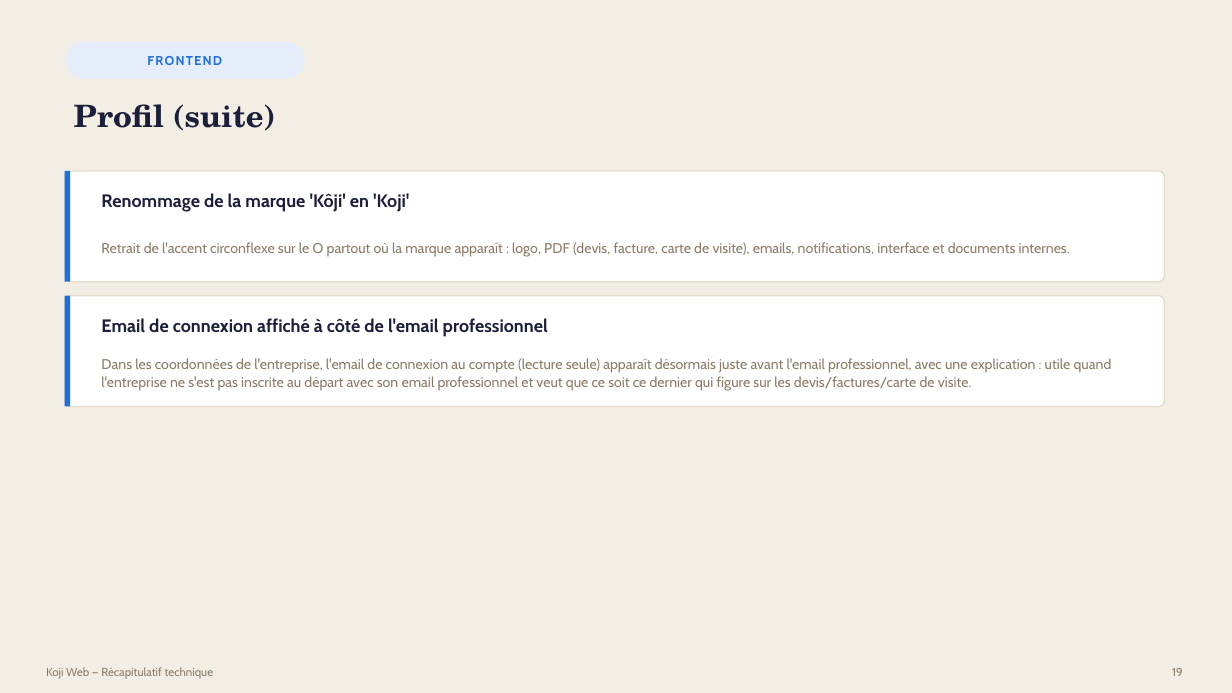
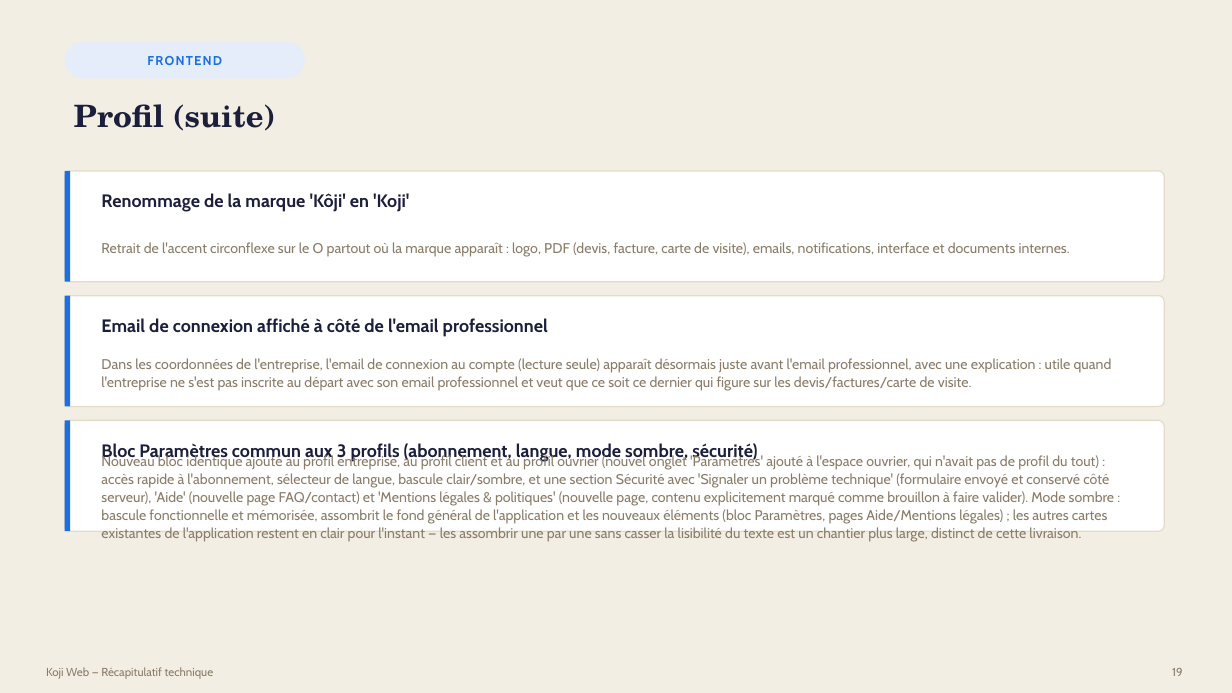
Before and after one commit to bouhouchimira-prog/web-app-Koji, a slide deck: slide 19 of docs/manager-recap/Recap-Koji-Manager.pptx. Drawn at 1232x693 pixels with LibreOffice and Linux fonts; fonts in the diff are those of the drawing. Boxes give left, top, right and bottom in pixels: in the first picture for what was removed or moved away, otherwise in the second. Text is boxed around its words. In the diff, an @@ line names an element or a change of style, - is before the commit and + after.

```diff
--- a/docs/manager-recap/Recap-Koji-Manager.pptx
+++ b/docs/manager-recap/Recap-Koji-Manager.pptx
@@ rounded rectangle added at (65,421,1165,531), fill #FFFFFF, outline #E4DCCB 1 pt @@
@@ rectangle added at (65,421,70,531), fill #1D6FE0 @@
@@ text added at (101,443,757,462), 14 pt, text #1B1F3B, bold @@
+Bloc Paramètres commun aux 3 profils (abonnement, langue, mode sombre, sécurité)
@@ text added at (101,454,1114,542), 11 pt, text #8A7C68 @@
+Nouveau bloc identique ajouté au profil entreprise, au profil client et au profil ouvrier (nouvel onglet 'Paramètres' ajouté à l'espace ouvrier, qui n'avait pas de profil du tout) : accès rapide à l'abonnement, sélecteur de langue, bascule clair/sombre, et une section Sécurité avec 'Signaler un problème technique' (formulaire envoyé et conservé côté serveur), 'Aide' (nouvelle page FAQ/contact) et 'Mentions légales & politiques' (nouvelle page, contenu explicitement marqué comme brouillon à faire valider). Mode sombre : bascule fonctionnelle et mémorisée, assombrit le fond général de l'application et les nouveaux éléments (bloc Paramètres, pages Aide/Mentions légales) ; les autres cartes existantes de l'application restent en clair pour l'instant — les assombrir une par une sans casser la lisibilité du texte est un chantier plus large, distinct de cette livraison.
```
Also in this commit, not shown: 2 other slides changed, 12 other files.
